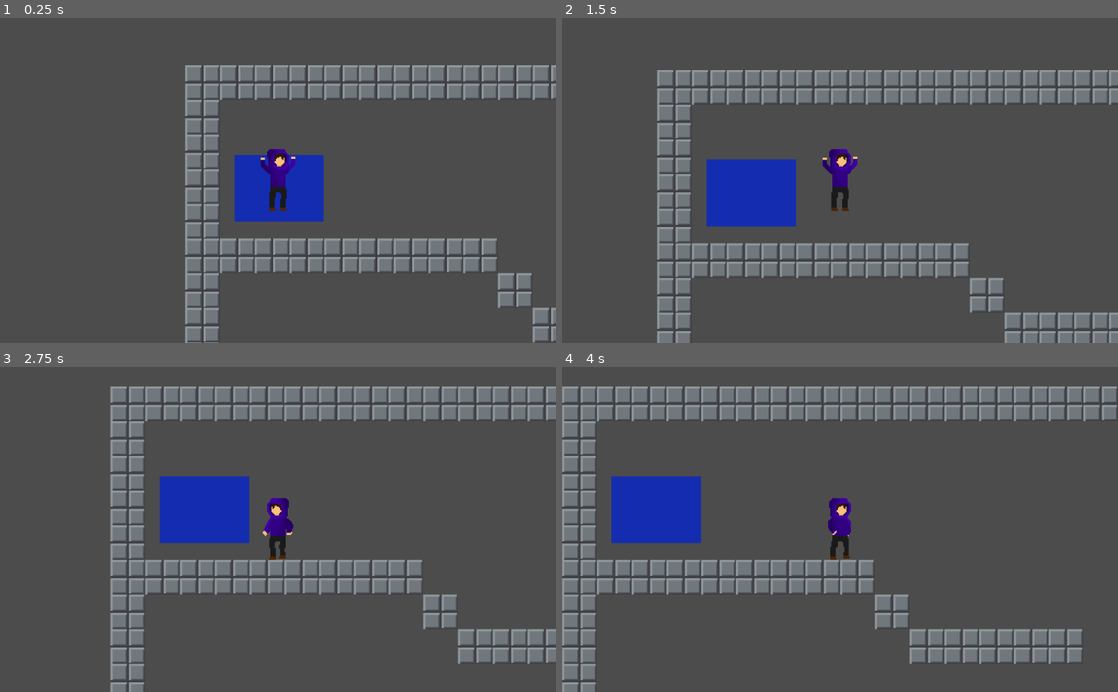
Above: before the commit, frames 1-4 (two rows, left to right).
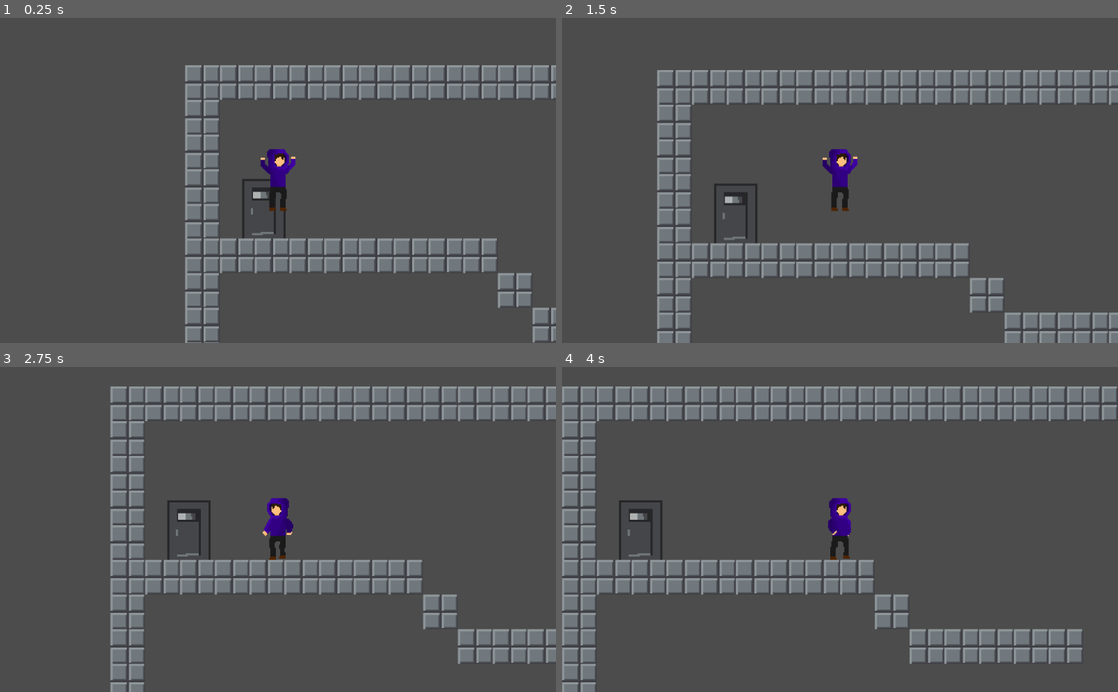
Above: after the commit, the same moments.

Repository: ncbarber/final-Databreak
Game: Godot game, scene res://Level/Rooms/RoomTwo/RoomTwo.tscn
The game is run twice, just before and just after one commit, with the same random seed, the same clock (stepped at 60 frames per second) and the same inputs. This scene is started directly instead of the project's main scene.
Inputs:
- Up to frame 1 (0.25 s): no input
- Up to frame 2 (1.5 s): hold Right (move_right) from 0.53 s (still down); tap Space (jump) at 0.77 s
- Up to frame 3 (2.75 s): tap Space (jump) at 1.52 s; release Right (move_right) at 2.03 s; hold Left (move_left) from 2.03 s (still down)
- Up to frame 4 (4 s): release Left (move_left) at 2.78 s; hold Right (move_right) from 2.78 s (still down); tap Space (jump) at 3.02, 3.77 s

The runs differ from the first frame. In frame 1, 2.8% of the frame differs, in the area x 42-59%, y 42-68%; in frame 2, 3.4%; in frame 3, 3.4%, in the area x 28-45%, y 33-60%; in frame 4, 3.4%.

Commit message:
Start of changing the colored areas on the levels to Doors (RoomTwo)

Diff:
--- a/project/Level/Rooms/RoomTwo/RoomTwo.tscn
+++ b/project/Level/Rooms/RoomTwo/RoomTwo.tscn
@@ -1,7 +1,9 @@
-[gd_scene load_steps=11 format=2]
+[gd_scene load_steps=13 format=2]
 
+[ext_resource path="res://Level/Databreat_LevelDoor1.png" type="Texture" id=1]
 [ext_resource path="res://Level/Rooms/RoomTwo/RoomTwo.gd" type="Script" id=2]
 [ext_resource path="res://Level/Databreak_LevelBlocks.png" type="Texture" id=3]
+[ext_resource path="res://Level/Databreat_LevelDoor2.png" type="Texture" id=4]
 
 [sub_resource type="ConvexPolygonShape2D" id=7]
 points = PoolVector2Array( 128, 128, 0, 128, 0, 0, 128, 0 )
@@ -125,53 +127,43 @@
 } ]
 5/z_index = 0
 
-[sub_resource type="RectangleShape2D" id=5]
-extents = Vector2( 164.09, 130.314 )
+[sub_resource type="RectangleShape2D" id=13]
+extents = Vector2( 84.4796, 118.097 )
 
-[sub_resource type="RectangleShape2D" id=6]
-extents = Vector2( 136.209, 134.254 )
+[sub_resource type="RectangleShape2D" id=14]
+extents = Vector2( 85.7629, 109.98 )
 
 [node name="RoomTwo" type="Node2D"]
 script = ExtResource( 2 )
 
 [node name="TileMap" type="TileMap" parent="."]
 position = Vector2( -4999, -1 )
-tile_set = SubResource( 4 )
+tile_set = SubResource( 12 )
 cell_size = Vector2( 128, 128 )
 format = 1
 tile_data = PoolIntArray( -458713, 1, 0, -458712, 1, 0, -458711, 1, 0, -458710, 1, 0, -458709, 1, 0, -458708, 1, 0, -45 …(2476 unchanged characters)…
 
-[node name="Spawn" type="ColorRect" parent="."]
-margin_left = 175.182
-margin_top = -565.746
-margin_right = 504.182
-margin_bottom = -318.746
-color = Color( 0.0823529, 0.180392, 0.694118, 1 )
-__meta__ = {
-"_edit_use_anchors_": false
-}
+[node name="Spawn" type="Sprite" parent="."]
+position = Vector2( 282.511, -385.25 )
+texture = ExtResource( 1 )
 
 [node name="SpawnArea" type="Area2D" parent="Spawn"]
 position = Vector2( 160, 126.253 )
 
 [node name="SpawnCollision" type="CollisionShape2D" parent="Spawn/SpawnArea"]
-shape = SubResource( 5 )
+position = Vector2( -164.049, -100.409 )
+shape = SubResource( 13 )
 
-[node name="Door" type="ColorRect" parent="."]
-margin_left = 3628.18
-margin_top = -187.492
-margin_right = 3893.18
-margin_bottom = 81.5077
-color = Color( 0.870588, 0, 0, 1 )
-__meta__ = {
-"_edit_use_anchors_": false
-}
+[node name="Door" type="Sprite" parent="."]
+position = Vector2( 3738.18, -0.341034 )
+texture = ExtResource( 4 )
 
 [node name="DoorArea" type="Area2D" parent="Door"]
 position = Vector2( 128.262, 141.493 )
 
 [node name="DoorCollision" type="CollisionShape2D" parent="Door/DoorArea"]
-shape = SubResource( 6 )
+position = Vector2( -127.731, -124.892 )
+shape = SubResource( 14 )
 
 [connection signal="body_entered" from="Spawn/SpawnArea" to="." method="_on_SpawnArea_body_entered"]
 [connection signal="body_exited" from="Spawn/SpawnArea" to="." method="_on_SpawnArea_body_exited"]
--- a/project/Player/Player.tscn
+++ b/project/Player/Player.tscn
@@ -96,15 +96,15 @@
 "name": "walk",
 "speed": 16.0
 }, {
+"frames": [ SubResource( 14 ), SubResource( 15 ), SubResource( 16 ), SubResource( 16 ), SubResource( 16 ), SubResource( 16 ), SubResource( 16 ), SubResource( 16 ), SubResource( 16 ), SubResource( 16 ), SubResource( 16 ), SubResource( 16 ), SubResource( 16 ), SubResource( 16 ), SubResource( 16 ), SubResource( 16 ) ],
+"loop": false,
+"name": "crouch",
+"speed": 15.0
+}, {
 "frames": [ ExtResource( 3 ) ],
 "loop": true,
 "name": "jump",
 "speed": 5.0
-}, {
-"frames": [ SubResource( 14 ), SubResource( 15 ), SubResource( 16 ), SubResource( 16 ), SubResource( 16 ), SubResource( 16 ), SubResource( 16 ), SubResource( 16 ), SubResource( 16 ), SubResource( 16 ), SubResource( 16 ), SubResource( 16 ), SubResource( 16 ), SubResource( 16 ), SubResource( 16 ), SubResource( 16 ) ],
-"loop": false,
-"name": "crouch",
-"speed": 15.0
 } ]
 
 [sub_resource type="CapsuleShape2D" id=18]
Binary file added: project/Level/Databreat_LevelDoor1.png
Not shown, added: project/Level/Databreat_LevelDoor1.png.import
Binary file added: project/Level/Databreat_LevelDoor2.png
Not shown, added: project/Level/Databreat_LevelDoor2.png.import
Binary file added: project/Level/Databreat_LevelDoor3.png
Not shown, added: project/Level/Databreat_LevelDoor3.png.import
Not shown: 1 places in project/Level/Rooms/RoomTwo/RoomTwo.tscn that only renumber resources
